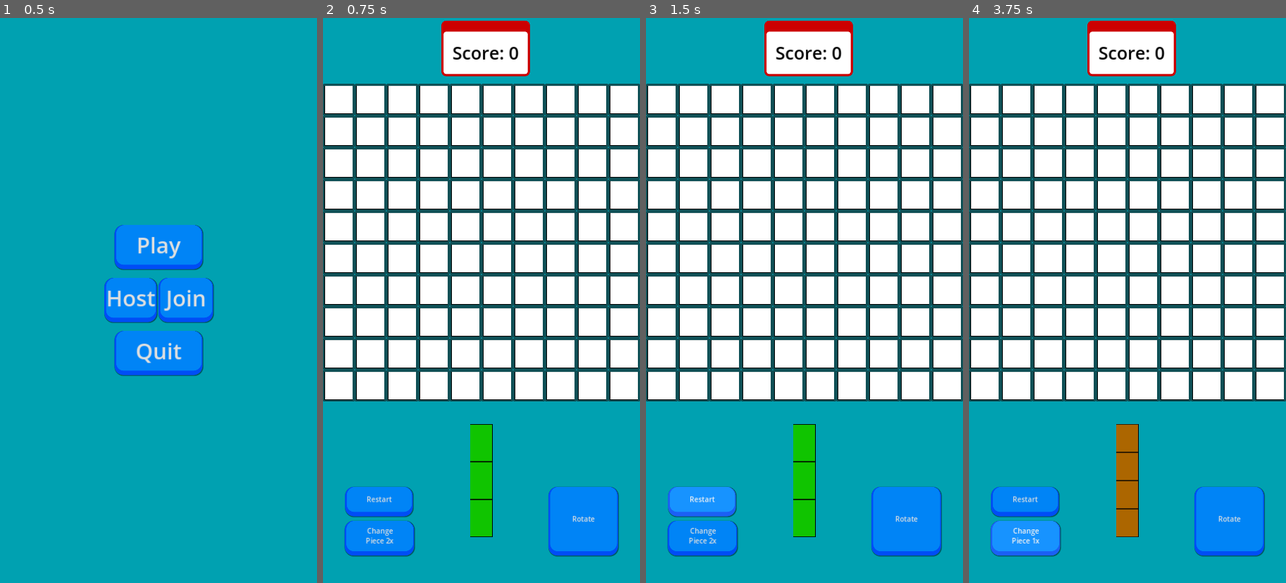
Above: before the commit, frames 1-4 (left to right).
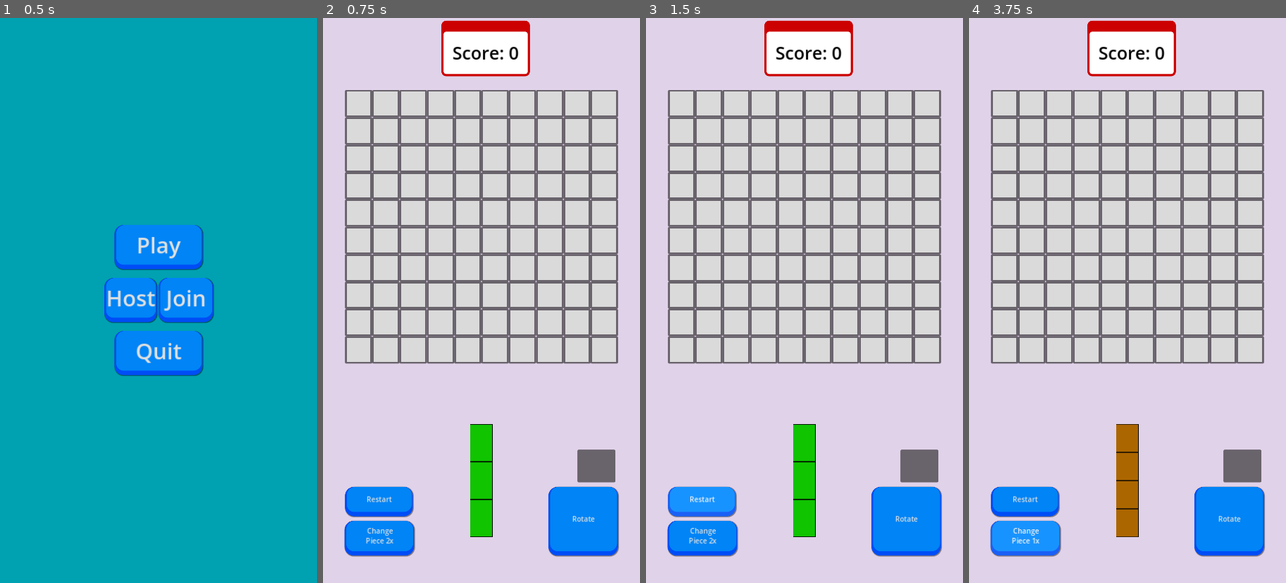
Above: after the commit, the same moments.

Repository: Awe0/Color-Jam
Game: Godot game, scene res://Scenes/Menu.tscn
The game is run twice, just before and just after one commit, with the same random seed, the same clock (stepped at 60 frames per second) and the same inputs.
Inputs:
- Up to frame 1 (0.5 s): no input
- Up to frame 2 (0.75 s): click "Play" at 0.5 s
- Up to frame 3 (1.5 s): click "Restart" at 1.25 s
- Up to frame 4 (3.75 s): click "Restart" at 2 s; click "Restart" at 2.75 s; click "Change Piece 2x" at 3.5 s

Frame 1 is identical in both runs. In frame 2, 90% of the frame differs, in the area x 0-100%, y 0-100%; in frame 3, 90%; in frame 4, 90%.

Commit message:
54x54 cells

Diff:
--- a/Scenes/Game.tscn
+++ b/Scenes/Game.tscn
@@ -1,8 +1,9 @@
-[gd_scene load_steps=5 format=3 uid="uid://w7j6d2dkb4nj"]
+[gd_scene load_steps=6 format=3 uid="uid://w7j6d2dkb4nj"]
 
 [ext_resource type="Script" path="res://Scripts/game.gd" id="1_y1bmt"]
 [ext_resource type="Theme" uid="uid://dek1pe5nypotq" path="res://Themes/Buttons.tres" id="2_1nh3o"]
 [ext_resource type="Texture2D" uid="uid://cebq6iqy5ou8b" path="res://Assets/yellow_preview.png" id="3_oduoj"]
+[ext_resource type="Theme" uid="uid://dr8bdqll3hmjs" path="res://Themes/GridButton.theme" id="5_7nr1b"]
 [ext_resource type="Theme" uid="uid://byxv1brsahxxk" path="res://Themes/Warning_Label.theme" id="6_6oucx"]
 
 [node name="Game" type="Control"]
@@ -21,7 +22,7 @@
 offset_bottom = 1280.0
 grow_horizontal = 2
 grow_vertical = 2
-color = Color(0, 0.629407, 0.693909, 1)
+color = Color(0.879677, 0.824513, 0.911644, 1)
 
 [node name="Restart" type="Button" parent="."]
 layout_mode = 0
@@ -52,9 +53,12 @@
 text = "Rotate"
 
 [node name="GridContainer" type="GridContainer" parent="."]
+clip_contents = true
 layout_mode = 1
-offset_top = 149.0
-offset_bottom = 149.0
+offset_left = 50.0
+offset_top = 163.0
+offset_right = 670.0
+offset_bottom = 783.0
 theme_override_constants/h_separation = 0
 theme_override_constants/v_separation = 0
 columns = 10
@@ -79,6 +83,14 @@
 theme = ExtResource("6_6oucx")
 text = "Score: 0"
 
+[node name="Button" type="Button" parent="."]
+layout_mode = 0
+offset_left = 578.0
+offset_top = 978.0
+offset_right = 664.0
+offset_bottom = 1052.0
+theme = ExtResource("5_7nr1b")
+
 [connection signal="pressed" from="Restart" to="." method="_on_restart_pressed"]
 [connection signal="pressed" from="ChangePiece" to="." method="_on_change_piece_pressed"]
 [connection signal="pressed" from="Rotate" to="." method="_on_rotate_pressed"]
--- a/Scripts/game.gd
+++ b/Scripts/game.gd
@@ -7,7 +7,7 @@
 @onready var change_piece_button: Button = $ChangePiece
 
 const GRID_SIZE = 10
-const BLANK_CELL = preload("res://Assets/blank.png")
+const BLANK_CELL = preload("res://Assets/cell54x54.png")
 const GRAY_CELL = preload("res://Assets/gray.png")
 
 var score: int = 0
@@ -34,11 +34,13 @@
 	assign_random_color()
 
 func create_grid():
+	var grid_theme_button = load("res://Themes/GridButton.theme")
 	for i in range(GRID_SIZE):
 		var row = []
 		for j in range(GRID_SIZE):
 			var cell_button = Button.new()
-			cell_button.icon = load("res://Assets/blank.png")
+			#cell_button.set_theme(grid_theme_button)
+			cell_button.icon = BLANK_CELL
 			cell_button.pressed.connect(func() -> void:
 				_button_pressed(i, j)
 			)
Binary file changed: Assets/blue.png
Binary file changed: Assets/brown.png
Binary file added: Assets/cell54x54.png
Not shown, added: Assets/cell54x54.png.import
Binary file changed: Assets/green.png
Binary file changed: Assets/red.png
Binary file changed: Assets/yellow.png
Binary file added: Themes/GridButton.theme
